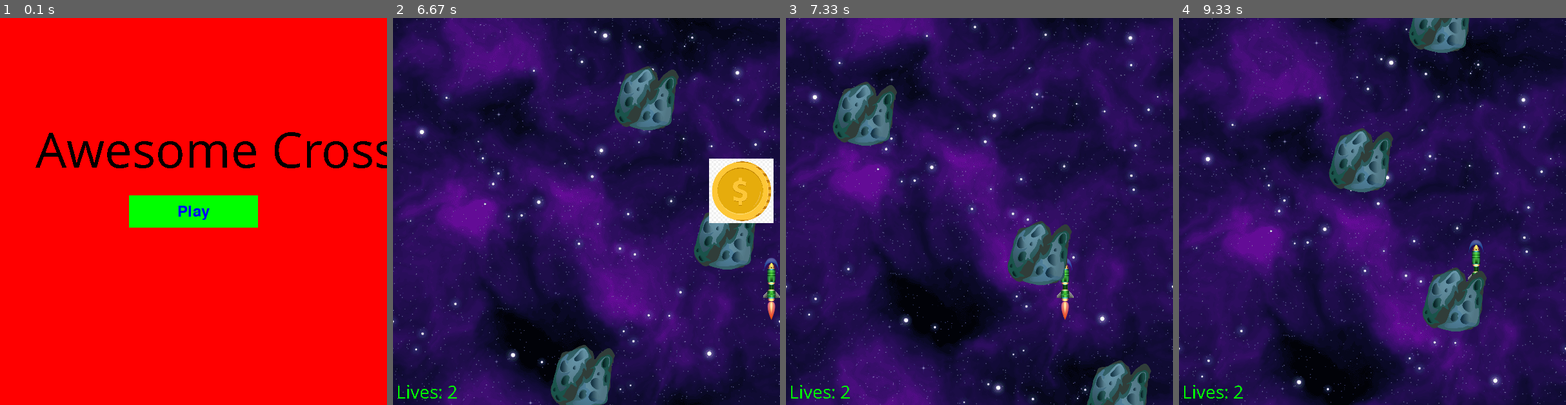
Above: before the commit, frames 1-4 (left to right).
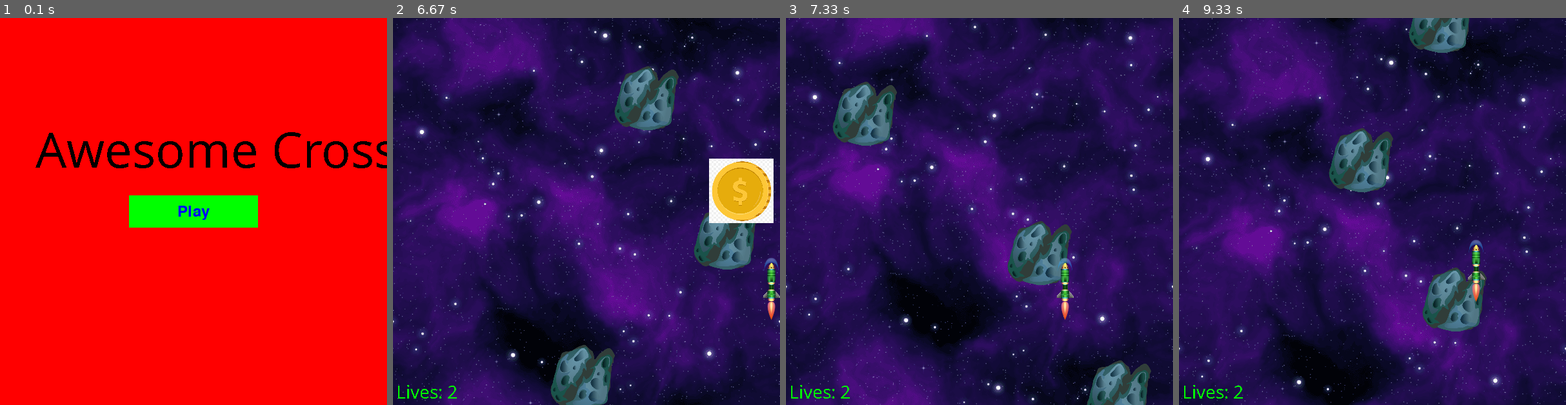
Above: after the commit, the same moments.

Repository: AndrewFagan04/CS_370_AwexomeCross
Game: pygame game, started from Cycle/main.py
Two runs of this game, one before a commit and one after it. Both use one fixed random seed, a clock stepped at 60 frames per second and the inputs below.
Inputs:
- Up to frame 1 (0.1 s): no input
- Up to frame 2 (6.67 s): click "Play" at 0.38 s; hold D 0.67-1.13 s; hold W 1.17-1.47 s; hold D 1.5-1.97 s; hold A 2-2.53 s; hold S 2.57-2.87 s; hold A 2.9-3.3 s; hold W 3.33-3.7 s; click "Try again" at 3.78 s; hold D 4.07-4.7 s; hold S 4.73-5.1 s; hold A 5.13-5.6 s; hold D 5.63-6.1 s; hold W 6.13-6.43 s; hold D from 6.47 s (still down)
- Up to frame 3 (7.33 s): release D at 6.93 s; hold A from 6.97 s (still down)
- Up to frame 4 (9.33 s): release A at 7.5 s; hold S 7.53-7.83 s; hold A 7.87-8.27 s; hold W 8.3-8.67 s; hold D from 8.7 s (still down)

Frames 1-2 are identical in both runs. In frame 3, less than 0.1% of the frame differs, in the area x 70-73%, y 62-68%; in frame 4, 0.1%, in the area x 74-79%, y 65-74%.

Commit message:
player sprite is on top of meteor when invincible

Diff:
--- a/Cycle/main.py
+++ b/Cycle/main.py
@@ -125,7 +125,10 @@
 
         # draw sprites
         all_sprites.update()
-        all_sprites.draw(window)
+        obstacle_group.draw(window)
+        powerup_group.draw(window)
+        window.blit(playerInst.image, playerInst.rect)
+
 
         if invincible == False:
             # player/obstacle COLLISION
